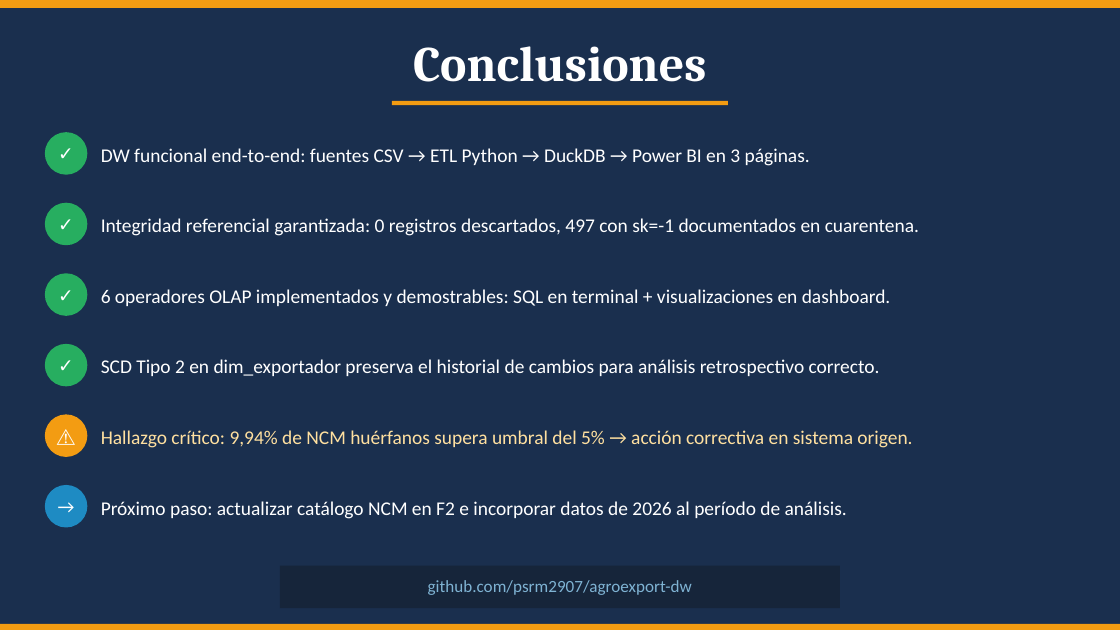
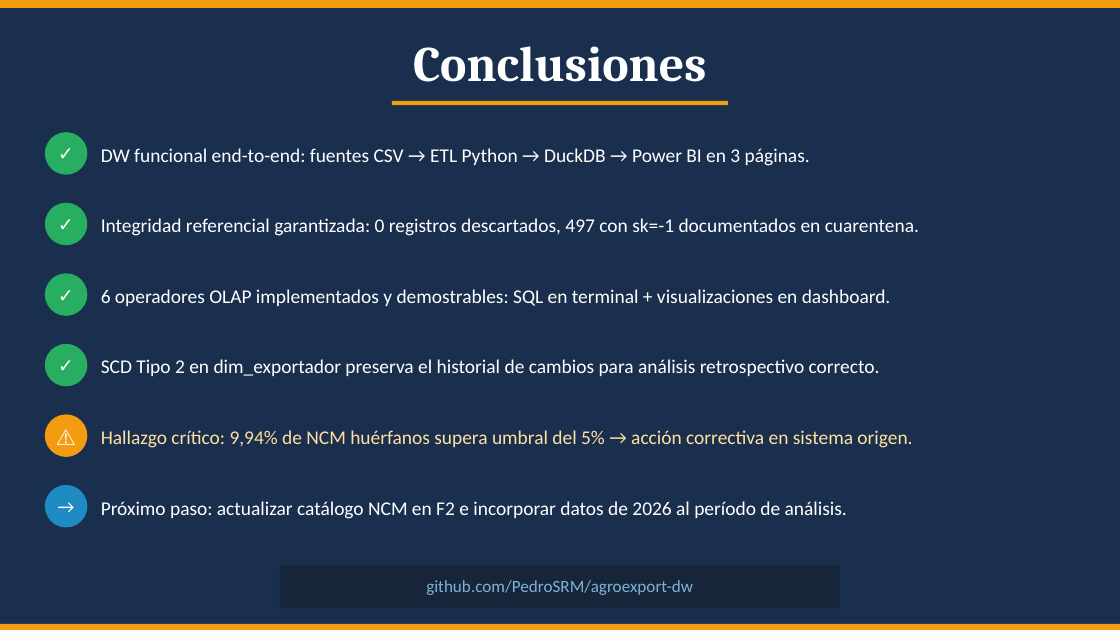
Before and after one commit to PedroSRM/agroexport-dw, a slide deck: slide 14 of presentacion/H3_Presentacion_AgroExport.pptx. Drawn at 1120x630 pixels with LibreOffice and Linux fonts; fonts in the diff are those of the drawing. Boxes give left, top, right and bottom in pixels: in the first picture for what was removed or moved away, otherwise in the second. Text is boxed around its words. In the diff, an @@ line names an element or a change of style, - is before the commit and + after.

```diff
--- a/presentacion/H3_Presentacion_AgroExport.pptx
+++ b/presentacion/H3_Presentacion_AgroExport.pptx
@@ text at (426,580,693,595): text changed @@
-github.com/psrm2907/agroexport-dw
+github.com/PedroSRM/agroexport-dw
```
Also in this commit, not shown: 4 other slides changed, 1 other file.
